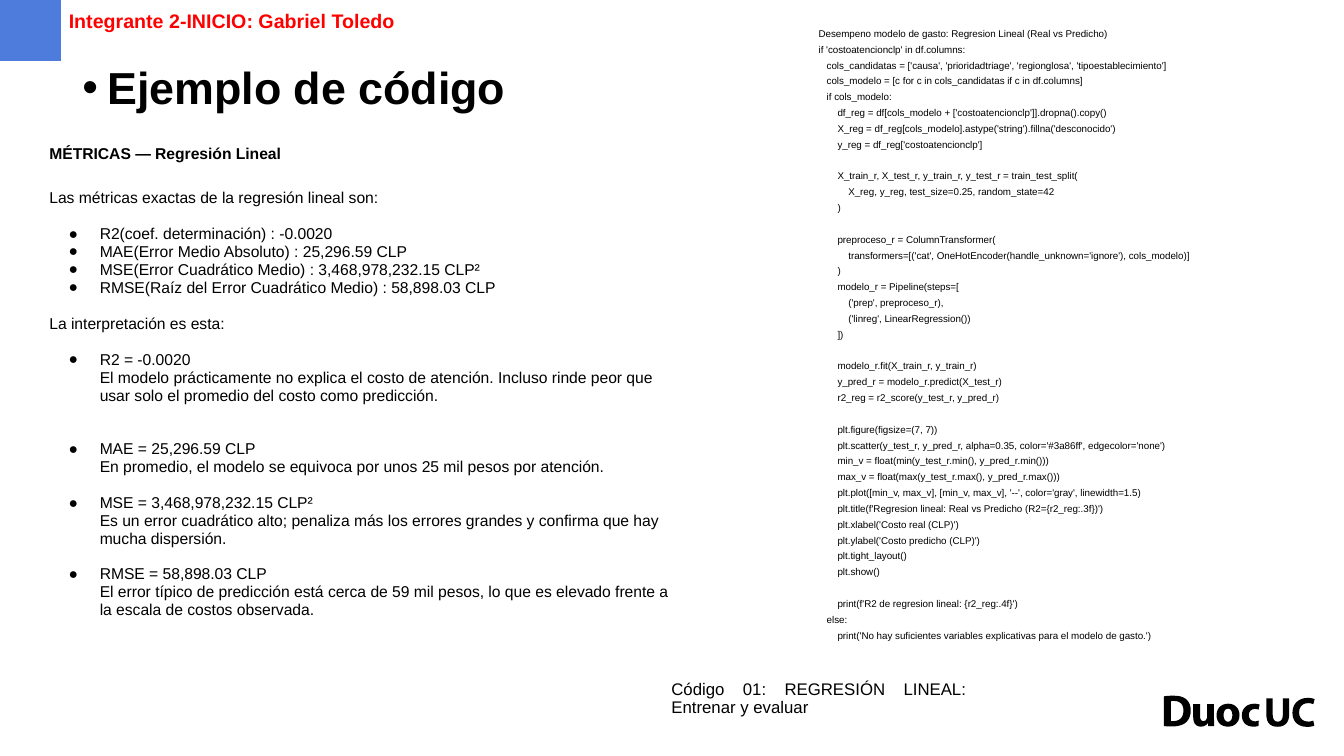
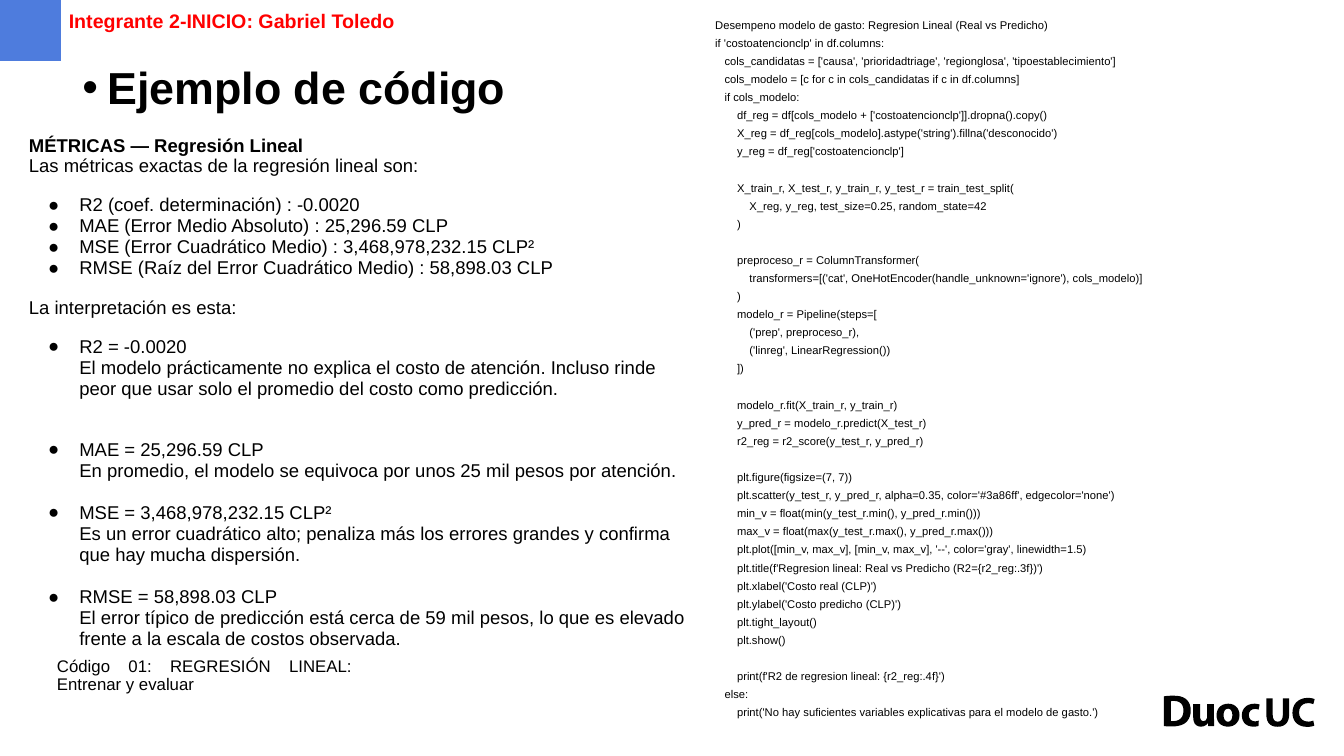
Before and after one commit to GabTo0011/entrega_1-prog_para_ciencia_datos, a slide deck: slide 11 of docs/Formato presentacion evaluacion parcial 1.pptx. Drawn at 1344x756 pixels with LibreOffice and Linux fonts; fonts in the diff are those of the drawing; background and template pictures are left out. Boxes give left, top, right and bottom in pixels: in the first picture for what was removed or moved away, otherwise in the second. Text is boxed around its words. In the diff, an @@ line names an element or a change of style, - is before the commit and + after.

```diff
--- a/docs/Formato presentacion evaluacion parcial 1.pptx
+++ b/docs/Formato presentacion evaluacion parcial 1.pptx
@@ text "Desempeno modelo de gasto: Regresion ...": place and size @@
-text "Desempeno modelo de gasto: Regresion ..." at (819, 30, 1190, 641)
+text "Desempeno modelo de gasto: Regresion ..." at (715, 21, 1115, 719)
@@ text "Desempeno modelo de gasto: Regresion ..." at (715, 21, 1115, 719): size 7 to 8 pt @@
@@ text "MÉTRICAS — Regresión Lineal": place and size @@
-text "MÉTRICAS — Regresión Lineal" at (49, 146, 668, 615)
+text "MÉTRICAS — Regresión Lineal" at (29, 138, 685, 645)
@@ text at (29, 138, 685, 645): size 11.2 to 13.2 pt in "MÉTRICAS — Regresión Lineal", "Las métricas exactas de la regresión lineal ...", "La interpretación es esta:", "R2 = -0.0020 El modelo prácticamente no ..." and 3 more places @@
@@ text at (79, 197, 553, 278): text changed; size 11.2 to 13.2 pt @@
-● R2(coef. determinación) : -0.0020
-● MAE(Error Medio Absoluto) : 25,296.59 CLP
-● MSE(Error Cuadrático Medio) : 3,468,978,232.15 CLP²
-● RMSE(Raíz del Error Cuadrático Medio) : 58,898.03 CLP
+● R2 (coef. determinación) : -0.0020
+● MAE (Error Medio Absoluto) : 25,296.59 CLP
+● MSE (Error Cuadrático Medio) : 3,468,978,232.15 CLP²
+● RMSE (Raíz del Error Cuadrático Medio) : 58,898.03 CLP
@@ text "Código 01: REGRESIÓN LINEAL: Entrenar ...": place and size @@
-text "Código 01: REGRESIÓN LINEAL: Entrenar ..." at (671, 681, 886, 717)
+text "Código 01: REGRESIÓN LINEAL: Entrenar ..." at (57, 658, 271, 694)
```
Also in this commit, not shown: 4 other slides changed, 3 slides added, 2 slides removed.
